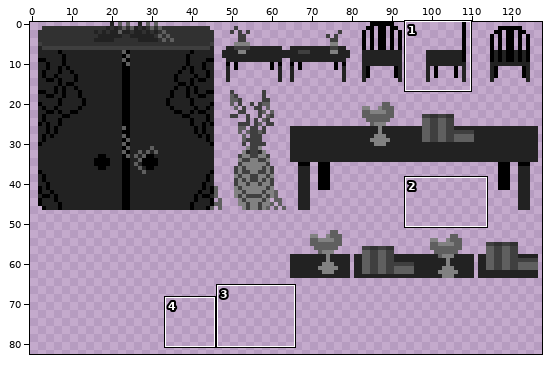
Two versions of one sprite sheet, Art/Sprites/Decor_stuff.png. Above, an overview of the earlier version with the close-up marked.
Close-up. As it was:
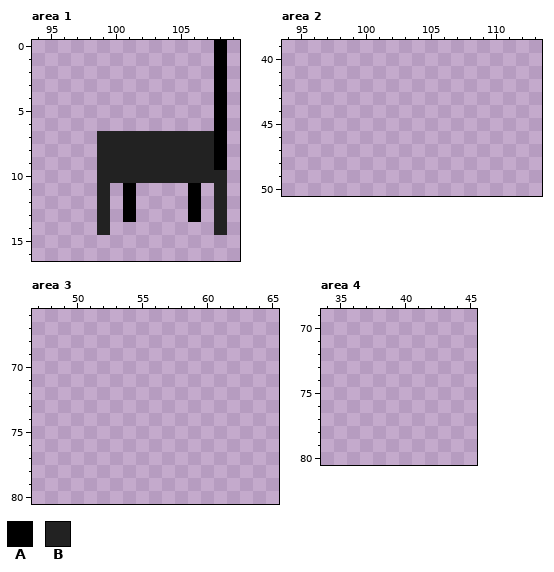
The file is 128x128 pixels. Colours within 5 levels of each other are drawn and written as one. Shown: area 1: x 94..109, y 0..16; area 2: x 94..113, y 39..50; area 3: x 47..65, y 66..80; area 4: x 34..45, y 69..80. The wide view leaves out empty margins. The commit also changed other parts of the picture, which this record leaves out.
Palette (. is transparent): A #000000  B #222222
Pixels before, area 1, first column x 99:
 0 .........A
 1 .........A
 2 .........A
 3 .........A
 4 .........A
 5 .........A
 6 .........A
 7 BBBBBBBBBA
 8 BBBBBBBBBA
 9 BBBBBBBBBA
10 BBBBBBBBBB
11 B.A....A.B
12 B.A....A.B
13 B.A....A.B
14 B........B
After the commit:
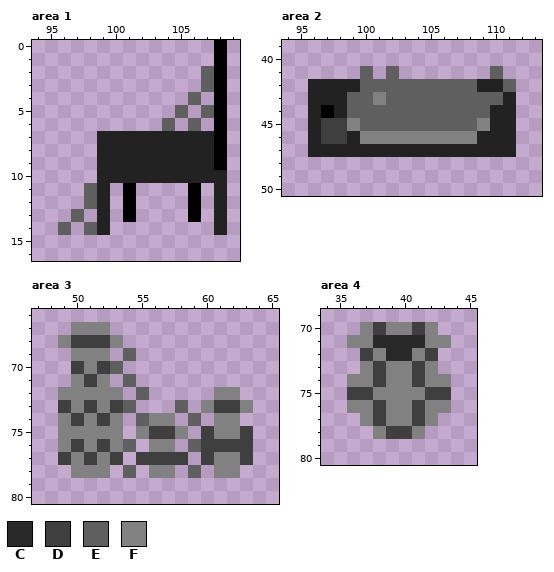
Colours new in this view: C #292929  D #3f3f3f  E #5f5f5f  F #818181
What changed:
Area 1:
There is now colour E in rows 2 to 3 at x 107; in row 4 at x 106; in row 5 at x 105 and 107; in row 6 at x 104 and 106; in rows 11 to 12 at x 98; in row 13 at x 97.
There is now colour E in row 14 at x 96 and 98.
Area 2:
There is now colour A in row 44 at x 97.
There is now colour B in row 42 at x 96 to 99 and 109 to 110; in row 43 at x 96 to 98 and 111; in row 44 at x 96, 98 and 110 to 111; in row 45 at x 96 and 110 to 111; in row 46 at x 96, 99 and 109 to 111; in row 47 at x 96 to 111.
There is now colour D in rows 45 to 46 at x 97 to 98.
There is now colour E in row 41 at x 100, 102 and 110; in row 42 at x 100 to 108 and 111; in row 43 at x 99 to 100 and 102 to 110; in row 44 at x 99 to 109; in row 45 at x 100 to 108.
There is now colour F in row 43 at x 101; in row 45 at x 99 and 109; in row 46 at x 100 to 108.
Area 3:
There is now colour D in row 68 at x 50 to 52; in row 70 at x 50 and 52; in row 71 at x 51; in row 73 at x 49, 51, 53 and 61 to 62; in row 74 at x 50 and 52; in row 75 at x 56 to 57, 60 and 63.
There is now colour D in row 76 at x 50, 52 and 60 to 63; in row 77 at x 49, 51, 53, 55 to 58, 60 and 63.
There is now colour E in row 69 at x 54; in row 70 at x 53; in row 71 at x 54; in row 72 at x 55; in row 73 at x 54 and 58; in row 74 at x 55 and 59.
There is now colour E in row 76 at x 54 and 59; in row 78 at x 54 and 59.
There is now colour F in row 67 at x 50 to 52; in row 68 at x 49 and 53; in row 69 at x 50 to 52; in row 70 at x 51; in row 71 at x 50 and 52; in row 72 at x 49 to 53 and 61 to 62.
There is now colour F in row 73 at x 50, 52, 60 and 63; in row 74 at x 49, 51, 53, 56 to 57 and 61 to 62; in row 75 at x 49 to 53, 55, 58 and 61 to 62; in row 76 at x 49, 51, 53 and 56 to 57; in row 77 at x 50, 52 and 61 to 62; in row 78 at x 50 to 52, 56 to 57 and 61 to 62.
Area 4:
There is now colour C in row 71 at x 38 to 41; in row 72 at x 39 to 40.
There is now colour D in row 70 at x 38 and 41; in row 72 at x 37 and 42; in rows 73 to 74 at x 38 and 41; in row 75 at x 36 to 37 and 42 to 43; in rows 76 to 77 at x 38 and 41; in row 78 at x 39 to 40.
There is now colour F in row 70 at x 37, 39 to 40 and 42; in row 71 at x 36 to 37 and 42 to 43; in row 72 at x 38 and 41; in row 73 at x 37, 39 to 40 and 42; in row 74 at x 36 to 37, 39 to 40 and 42 to 43; in row 75 at x 38 to 41.
There is now colour F in row 76 at x 36 to 37, 39 to 40 and 42 to 43; in row 77 at x 37, 39 to 40 and 42; in row 78 at x 38 and 41.
Changed places in both close-ups, as pixel boxes (x1, y1, x2, y2):
added: (162, 66, 214, 131)
added: (58, 183, 97, 235)
added: (308, 66, 516, 157)
added: (58, 322, 253, 478)
added: (347, 322, 451, 439)
